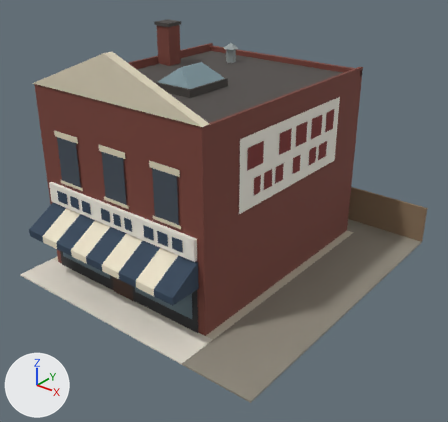
One commit to the glTF model public/models/shop_c.glb: the scene before it, then after it.
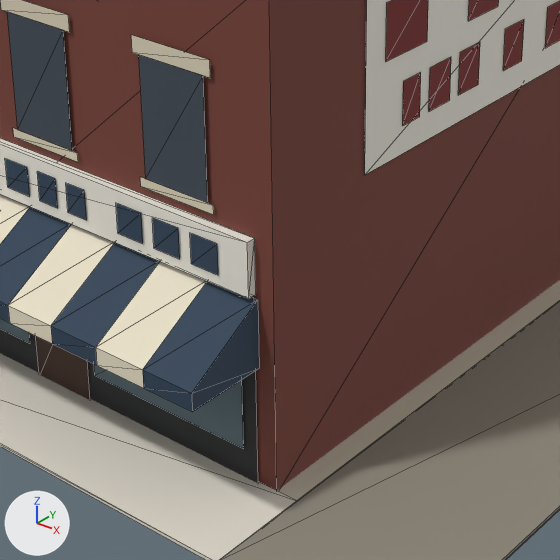
Each version is shown whole from a camera (50 mm lens) standing at (21.9, -28.2, 20.7) and looking at (0.6, -1.4, 4.2), then close up on the part from 22% to 70% of the width and 35% to 86% of the height. Every picture has the same lights, and +X, +Y and +Z are marked at lower left. The last two pictures show the newer version. The close-ups show mesh edges as thin lines. Vertices at exactly the same position are counted once.

The first close-up shows 'shop_c'.
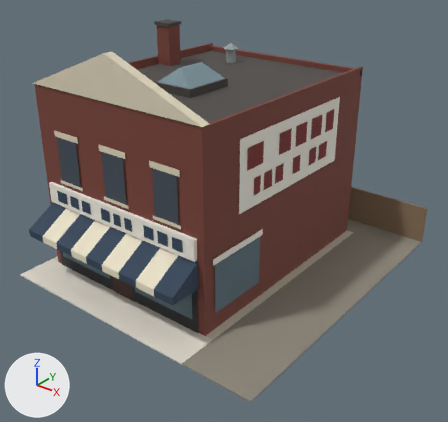
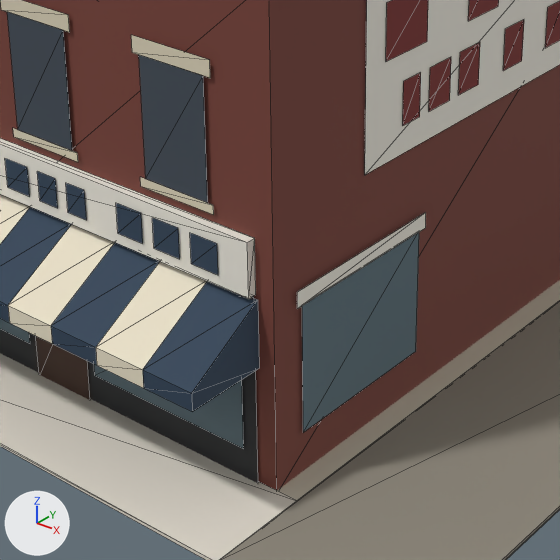
What differs and where, as boxes (x1, y1, x2, y2) in the close-ups (560 x 560 px):
part 1 of me_shop_c, added
    after: (297, 212, 426, 432)

What the commit changed:
me_shop_c is used by ob_shop_c; location (0.0, 0.0, 0.0).
Verts and faces of me_shop_c; kept vertices keep their numbers, new ones are numbered from 355.
me_shop_c had 355 vertices, 392 faces and spanned x -9.0..9.0, y -10.0..10.0, z 0.0..14.4.
me_shop_c now has 371 vertices, 400 faces and spans x -9.0..9.0, y -10.0..10.0, z 0.0..14.4.
Part 1, on me_shop_c:
New vertex 355 is at (-8.5, -7.0, 4.2).
New vertex 356 is at (-8.5, -7.0, 4.6).
New vertex 357 is at (4.3, -7.0, 4.2), pixel (297, 308).
New vertex 358 is at (4.3, -7.0, 4.6), pixel (297, 292).
New vertices 359 to 362 stand at vertices 355 to 358, in that order, plus (0.0, 4.4, 0.0).
New vertex 363 is at (-8.5, -6.8, 1.2).
New vertex 364 is at (-8.5, -6.8, 4.2).
New vertex 365 is at (4.2, -6.8, 1.2), pixel (303, 432).
New vertex 366 is at (4.2, -6.8, 4.2), pixel (302, 304).
New vertices 367 to 370 stand at vertices 363 to 366, in that order, plus (0.0, 4.0, 0.0).
New faces: (363, 364, 367), (364, 368, 367), (365, 369, 370), (365, 370, 366) (mat_win_shop (greyish blue #5d727c)).
New faces: (355, 356, 359), (356, 360, 359), (357, 361, 362), (357, 362, 358) (mat_td_white (white #f1ede2)).
